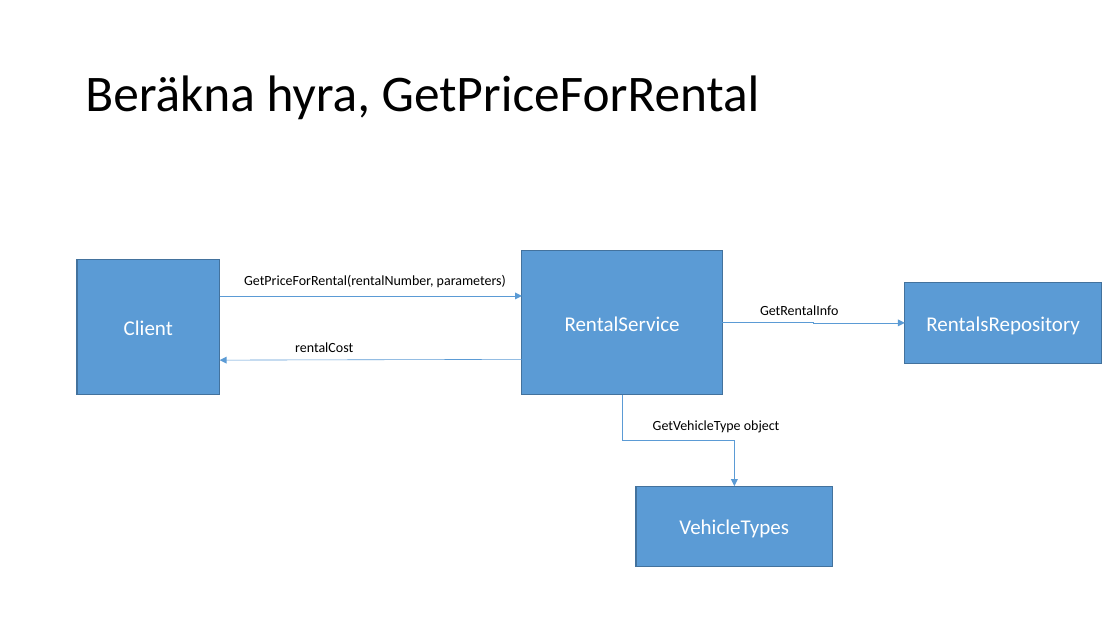
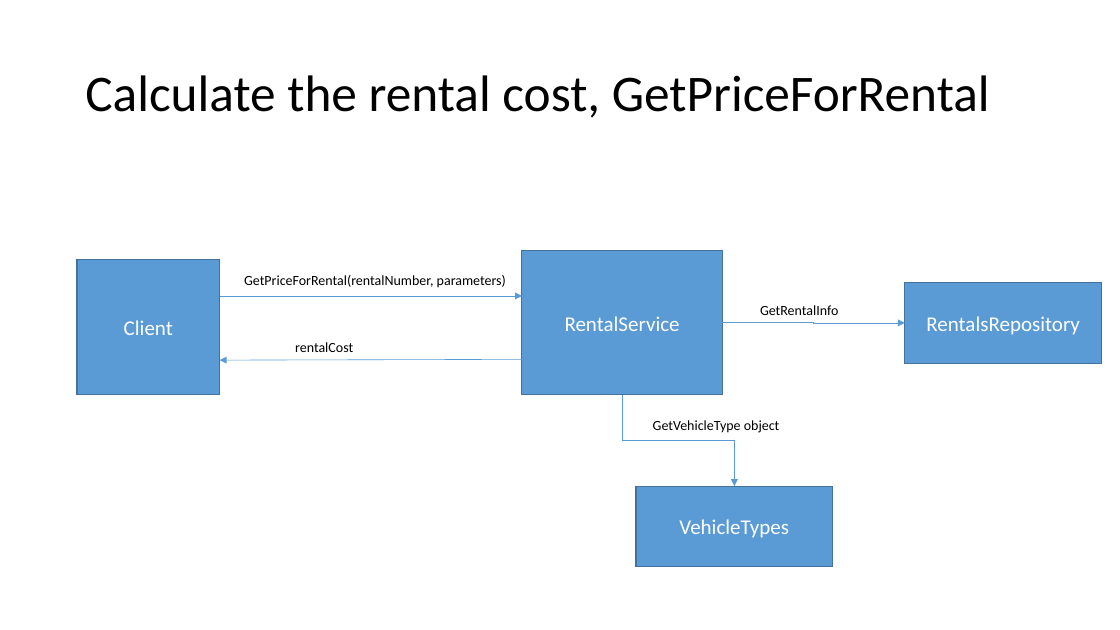
Before and after one commit to LarsBergqvist/CarRentalService, a slide deck: slide 7 of CarRentalService - Lars Bergqvist.pptx. Drawn at 1120x630 pixels with LibreOffice and Linux fonts; fonts in the diff are those of the drawing. Boxes give left, top, right and bottom in pixels: in the first picture for what was removed or moved away, otherwise in the second. Text is boxed around its words. In the diff, an @@ line names an element or a change of style, - is before the commit and + after.

```diff
--- a/CarRentalService - Lars Bergqvist.pptx
+++ b/CarRentalService - Lars Bergqvist.pptx
@@ title at bbox=[85, 75, 990, 118]: text changed @@
-Beräkna hyra, GetPriceForRental
+Calculate the rental cost, GetPriceForRental
```
Also in this commit, not shown: 9 other slides changed, 4 slides added, 3 slides removed, 1 other file.
